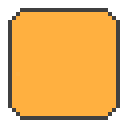
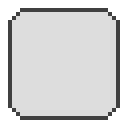
The second 128px x 128px image is a revision of the first. Changes to its layers:
hid "on" over [12, 12, 116, 116]
